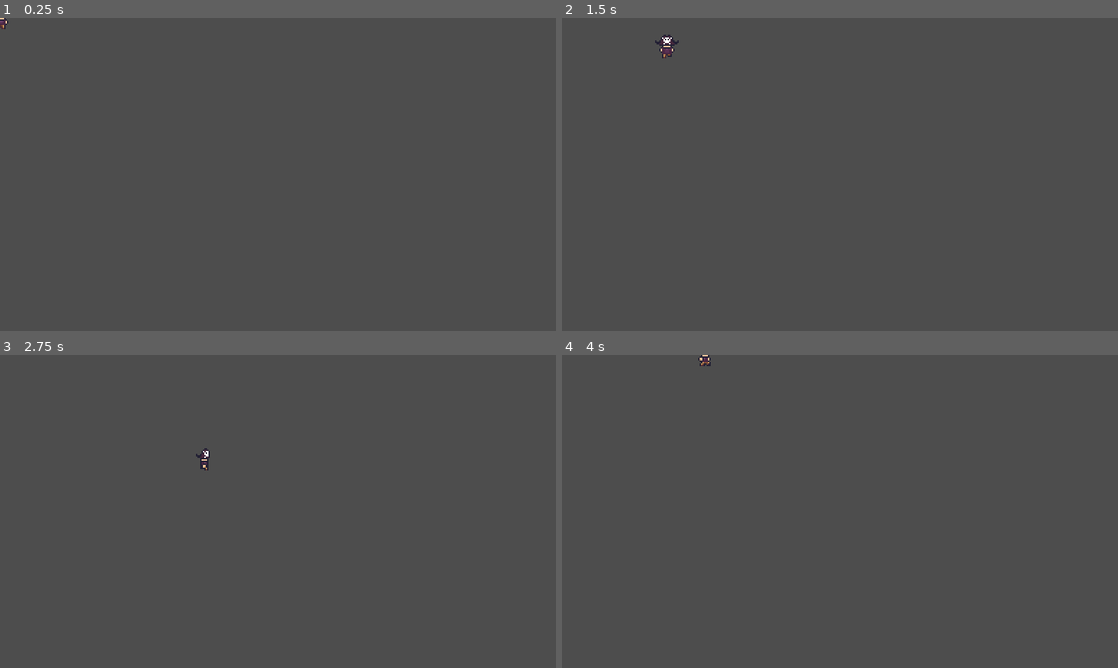
Above: before the commit, frames 1-4 (two rows, left to right).
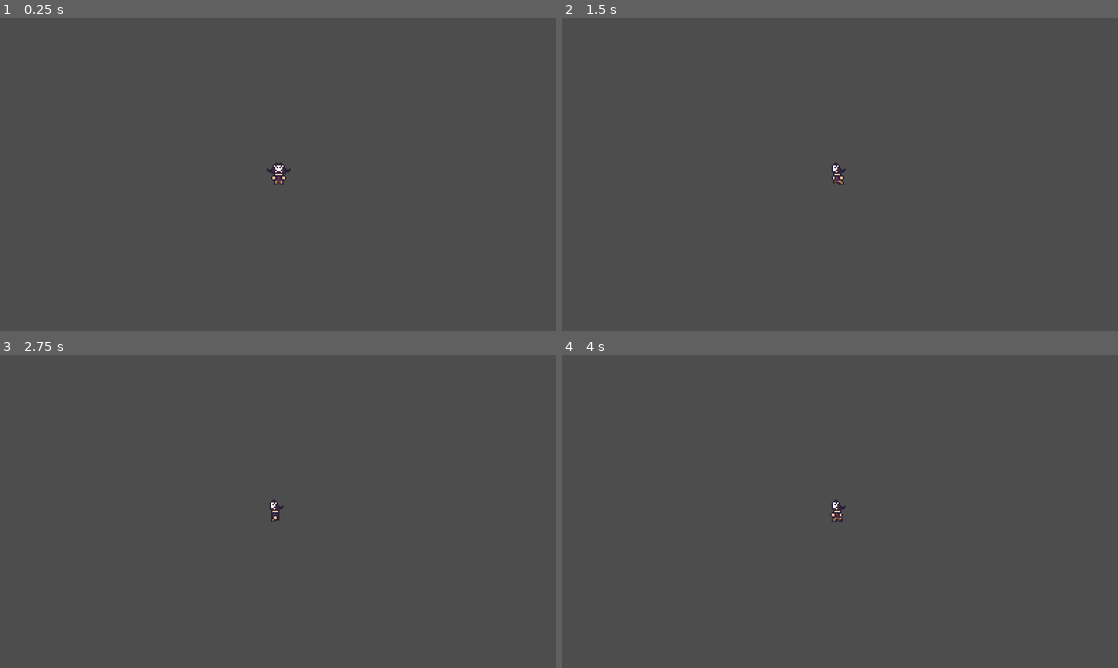
Above: after the commit, the same moments.

Repository: madsonmms/cowboys-vs-pirates
Game: Godot game, scene res://main.tscn
Two runs of this game, one before a commit and one after it. Both use one fixed random seed, a clock stepped at 60 frames per second and the inputs below.
Inputs (mouse positions are in pixels of both pictures, inside the frame that each line leads up to):
- Up to frame 1 (0.25 s): no input
- Up to frame 2 (1.5 s): move the mouse to (962, 158) at 0.52 s; hold Right (right) 0.53-1.28 s; move the mouse to (728, 190) at 1.27 s; hold Down (down) from 1.28 s (still down)
- Up to frame 3 (2.75 s): tap Enter at 2 s; move the mouse to (333, 442) at 2.02 s; release Down (down) at 2.03 s; hold Right (right) from 2.03 s (still down)
- Up to frame 4 (4 s): move the mouse to (812, 574) at 2.77 s; release Right (right) at 2.78 s; hold Up (up) 2.78-3.53 s; move the mouse to (1006, 558) at 3.52 s; hold Left (left) from 3.53 s (still down)

The runs differ from the first frame. In frame 1, 0.2% of the frame differs, in the area x 0-53%, y 0-54%; in frame 2, 0.3%, in the area x 16-51%, y 5-54%; in frame 3, 0.2%; in frame 4, 0.2%.

Commit message:
Feature: start making character look to each direction based on mouse poisition

Diff:
--- a/player.gd
+++ b/player.gd
@@ -7,7 +7,8 @@
 @onready var input_dir : Vector2 = Vector2.ZERO
 @export var move_speed : float = 100.00
 
-var last_facing_direction : Vector2 = Vector2(0, -1)
+var walking_direction : Vector2 = Vector2(0, -1)
+var facing_direction : Vector2 = Vector2.DOWN
 
 func _physics_process(_delta: float) -> void:
 
@@ -18,15 +19,31 @@
 	move_and_slide()
 
 	var idle = !velocity
+	var camera = get_viewport().get_camera_2d()
+	var mouse_position = camera.get_local_mouse_position()
 
 	if !idle:
-		last_facing_direction = velocity.normalized()
+		walking_direction = velocity.normalized()
 
-	if last_facing_direction.x < 0:
-		player_sprite.scale.x = -1
-	else:
-		player_sprite.scale.x = 1
+		if walking_direction.x > 0 and mouse_position.x < 0:
+			player_sprite.scale.x = -1
+			facing_direction = Vector2(-1, 0)
 
 
-	animation_tree.set("parameters/idle/blend_position", last_facing_direction)
-	animation_tree.set("parameters/walk/blend_position", last_facing_direction)
+		print_debug(walking_direction.x, mouse_position.x)
+
+
+
+	if idle:
+		if mouse_position.x < 0:
+			player_sprite.scale.x = -1
+		else:
+			player_sprite.scale.x = 1
+		animation_tree.set("parameters/idle/blend_position", mouse_position)
+
+
+
+
+
+	#animation_tree.set("parameters/idle/blend_position", last_facing_direction)
+	animation_tree.set("parameters/walk/blend_position", facing_direction)
--- a/player.tscn
+++ b/player.tscn
@@ -220,3 +220,5 @@
 libraries = {
 &"": SubResource("AnimationLibrary_bwjto")
 }
+
+[node name="Camera2D" type="Camera2D" parent="."]
